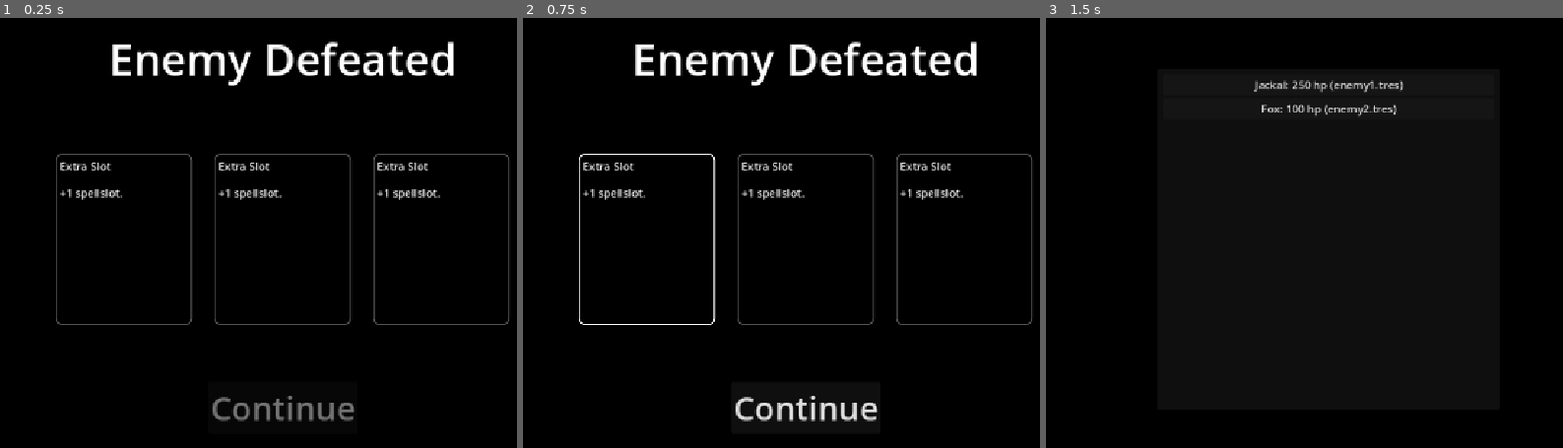
Above: before the commit, frames 1-3 (left to right).
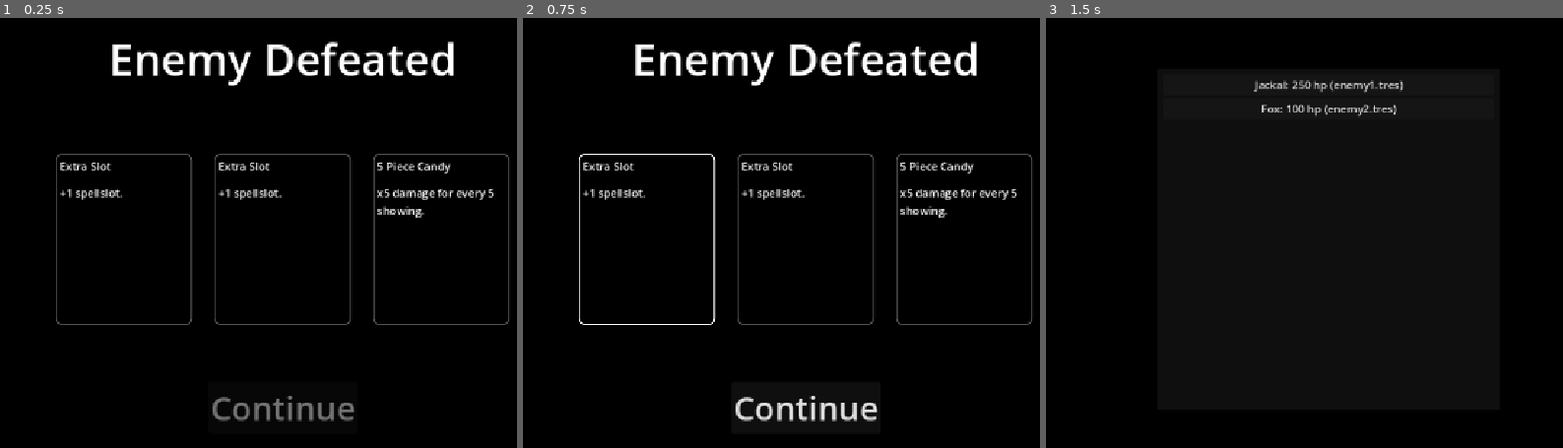
Above: after the commit, the same moments.

Repository: rileylyman/my-magic-gun-that-hates-me
Game: Godot game, scene res://src/choose-artifact.tscn
The game is run twice, just before and just after one commit, with the same random seed, the same clock (stepped at 60 frames per second) and the same inputs. This scene is started directly instead of the project's main scene.
Inputs (mouse positions are in pixels of both pictures, inside the frame that each line leads up to):
- Up to frame 1 (0.25 s): no input
- Up to frame 2 (0.75 s): tap Enter at 0.5 s; move the mouse to (647, 237) at 0.52 s; hold Right (move_right) from 0.53 s (still down); click (647, 237) at 0.67 s
- Up to frame 3 (1.5 s): release Right (move_right) at 1.25 s; click "Continue" at 1.25 s

The runs differ from the first frame. In frame 1, 0.6% of the frame differs, in the area x 72-96%, y 33-47%; in frame 2, 0.6%; in frame 3, nothing differs.

Commit message:
more artifacts

Diff:
--- /dev/null
+++ b/resources/artifacts/five_piece_candy.gd
@@ -0,0 +1,6 @@
+extends Artifact
+
+func post_tick_callback(state: TickState) -> void:
+    for f in state.cards:
+        if f.curr == 5:
+            state.score_mult *= 5
--- /dev/null
+++ b/resources/artifacts/five_piece_candy.tscn
@@ -0,0 +1,8 @@
+[gd_scene format=3 uid="uid://bxpou3ytet1l2"]
+
+[ext_resource type="Script" uid="uid://bnc4brx5706kp" path="res://resources/artifacts/five_piece_candy.gd" id="1_3hxgm"]
+
+[node name="FivePieceCandy" type="Node2D" unique_id=1218712770]
+script = ExtResource("1_3hxgm")
+title = "5 Piece Candy"
+description = "x5 damage for every 5 showing."
--- /dev/null
+++ b/resources/artifacts/paper_crane.gd
@@ -0,0 +1,7 @@
+class_name PaperCrane
+extends Artifact
+
+func post_tick_callback(state: TickState) -> void:
+    var firing_cards = state.cards.filter(func(c): return c.curr <= 0)
+    if firing_cards.size() == 1:
+        firing_cards[0].max_value += 1
--- /dev/null
+++ b/resources/artifacts/paper_crane.tscn
@@ -0,0 +1,8 @@
+[gd_scene format=3 uid="uid://2xpvh2sodeci"]
+
+[ext_resource type="Script" uid="uid://dewa7vuugxvsr" path="res://resources/artifacts/paper_crane.gd" id="1_u66e4"]
+
+[node name="PaperCrane" type="Node2D" unique_id=753313122]
+script = ExtResource("1_u66e4")
+title = "Paper Crane"
+description = "If a spell hits alone, permanently increase its value by +1."
--- /dev/null
+++ b/resources/artifacts/skipping_stone.gd
@@ -0,0 +1,6 @@
+extends Artifact
+
+func pre_tick_callback(state: TickState) -> void:
+    for c in state.cards:
+        if c.max_value % 2 == 1:
+            c.curr -= 1
--- /dev/null
+++ b/resources/artifacts/skipping_stone.tscn
@@ -0,0 +1,8 @@
+[gd_scene format=3 uid="uid://brcumov16mxrk"]
+
+[ext_resource type="Script" uid="uid://dkgiw1xiquq1e" path="res://resources/artifacts/skipping_stone.gd" id="1_fa4sm"]
+
+[node name="SkippingStone" type="Node2D" unique_id=717250870]
+script = ExtResource("1_fa4sm")
+title = "Skipping Stone"
+description = "Odd numbered spells decrease by 2."
--- a/src/artifact.gd
+++ b/src/artifact.gd
@@ -4,5 +4,8 @@
 @export var title: String
 @export_multiline var description: String
 
-func tick_callback(_state: TickState) -> void:
+func pre_tick_callback(_state: TickState) -> void:
     pass
+
+func post_tick_callback(_state: TickState) -> void:
+    pass
--- a/src/card.gd
+++ b/src/card.gd
@@ -4,7 +4,13 @@
 @export var max_value: int = 5
 @onready var curr := max_value
 
-@onready var game_mgr: GameManager = get_tree().current_scene.find_child("GameManager")
+var game_mgr: GameManager
+
+func _ready() -> void:
+	do_setup()
+
+func do_setup() -> void:
+	game_mgr = get_tree().current_scene.find_child("GameManager")
 
 func _process(_delta: float) -> void:
 	%TitleLabel.text = str(max_value)
--- a/src/game_manager.gd
+++ b/src/game_manager.gd
@@ -30,8 +30,8 @@
 
 func _ready() -> void:
 	for c in GlobalManager.deck:
-		c = c.duplicate()
 		deck_container.add_child(c)
+		c.do_setup()
 		drawpile.append(c)
 
 	for v in GlobalManager.enemy.counter_values:
@@ -55,7 +55,12 @@
 	start_round_button.disabled = active_counter != null or chosen.size() < GlobalManager.spellslots
 
 	if score_bar.curr_score >= score_bar.max_score:
-		get_tree().change_scene_to_file("res://src/choose-artifact.tscn")
+		end_round()
+
+func end_round() -> void:
+	for c in deck_container.get_children():
+		deck_container.remove_child(c)
+	get_tree().change_scene_to_file("res://src/choose-artifact.tscn")
 
 func countdown_cards(delta: float) -> void:
 	_accum += delta * 2.0
@@ -67,18 +72,28 @@
 		var tick_state := TickState.new()
 		for c in chosen:
 			tick_state.cards.append(c)
-			c.curr -= 1
-			if c.curr == 0:
-				c.curr = c.max_value
-				tick_state.firing_cards.append(c)
-		var to_add = 1 if tick_state.firing_cards.size() > 0 else 0
-		for f in tick_state.firing_cards:
-			to_add *= f.max_value
-		tick_state.score = to_add
 
 		for a in GlobalManager.artifacts:
-			a.tick_callback(tick_state)
-		score_bar.curr_score += to_add
+			a.pre_tick_callback(tick_state)
+
+		for c in chosen:
+			c.curr -= 1
+
+		for c in tick_state.cards:
+			if c.curr <= 0:
+				tick_state.score_mult *= c.max_value
+				tick_state.should_fire = true
+
+		for a in GlobalManager.artifacts:
+			a.post_tick_callback(tick_state)
+
+		if tick_state.should_fire:
+			tick_state.score_add += 1
+		score_bar.curr_score += tick_state.score_add * tick_state.score_mult
+
+		for c in chosen:
+			if c.curr <= 0:
+				c.curr = c.max_value
 
 		active_counter.value -= 1
 		if active_counter.value == 0:
--- a/src/tick_state.gd
+++ b/src/tick_state.gd
@@ -1,6 +1,7 @@
 class_name TickState
 extends Object
 
-var cards: Array[Card]
-var firing_cards: Array[Card]
-var score: int
+var cards: Array[Card] = []
+var score_add: int = 0
+var score_mult: int = 1
+var should_fire: bool = false
Not shown, added: resources/artifacts/five_piece_candy.gd.uid
Not shown, added: resources/artifacts/paper_crane.gd.uid
Not shown, added: resources/artifacts/skipping_stone.gd.uid
